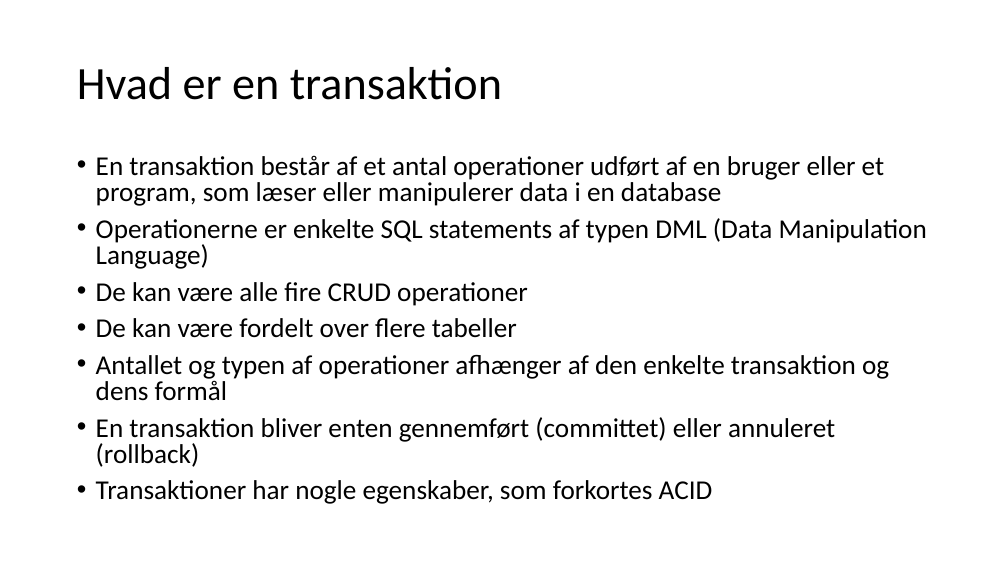
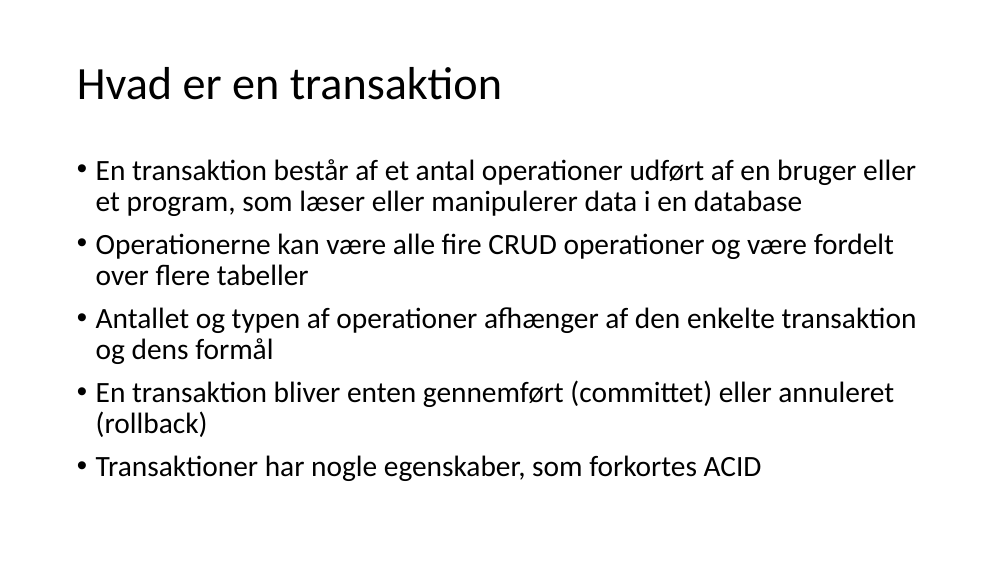
Before and after one commit to JensErikPedersen/misc, a slide deck: slide 4 of eventmanagement/Præsentation.pptx. Drawn at 1008x567 pixels with LibreOffice and Linux fonts; fonts in the diff are those of the drawing. Boxes give left, top, right and bottom in pixels: in the first picture for what was removed or moved away, otherwise in the second. Text is boxed around its words. In the diff, an @@ line names an element or a change of style, - is before the commit and + after.

```diff
--- a/eventmanagement/Præsentation.pptx
+++ b/eventmanagement/Præsentation.pptx
@@ text at box(96, 159, 917, 481): size 25.9 to 28 pt in "En transaktion består af et antal operationer ...", "Antallet og typen af operationer afhænger af ...", "En transaktion bliver enten gennemført (committet) eller ...", "Transaktioner har nogle egenskaber, som forkortes ACID"; line spacing 0.8 to 0.9 @@
@@ text at box(96, 233, 894, 286): text changed; size 25.9 to 28 pt @@
-• Operationerne er enkelte SQL statements af typen DML (Data Manipulation Language)
-• De kan være alle fire CRUD operationer
-• De kan være fordelt over flere tabeller
+• Operationerne kan være alle fire CRUD operationer og være fordelt over flere tabeller
```
Also in this commit, not shown: 1 other file.
